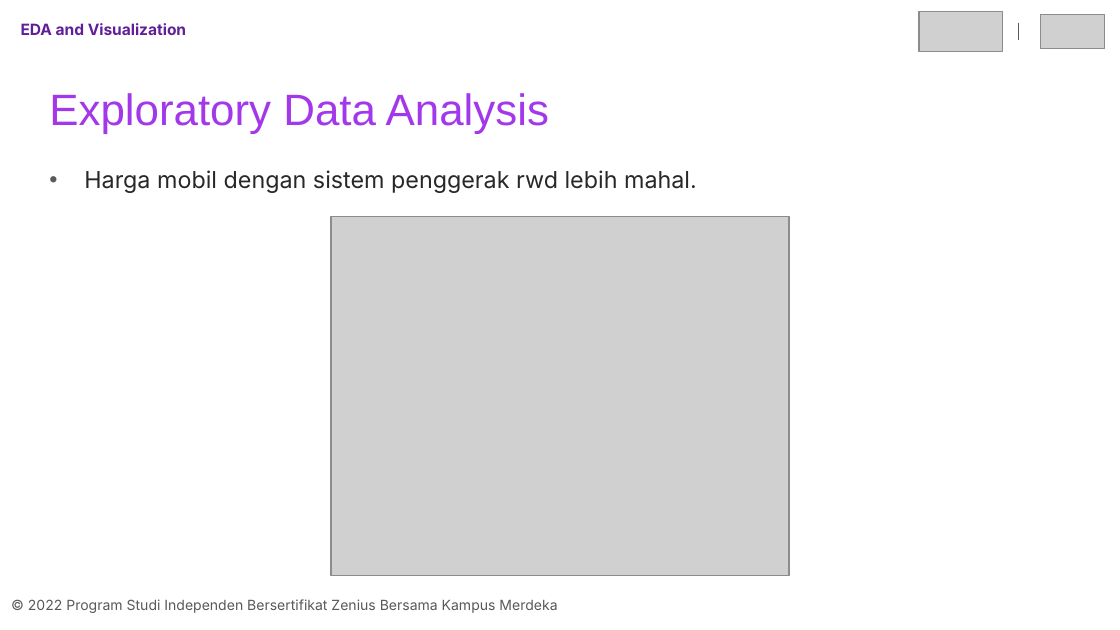
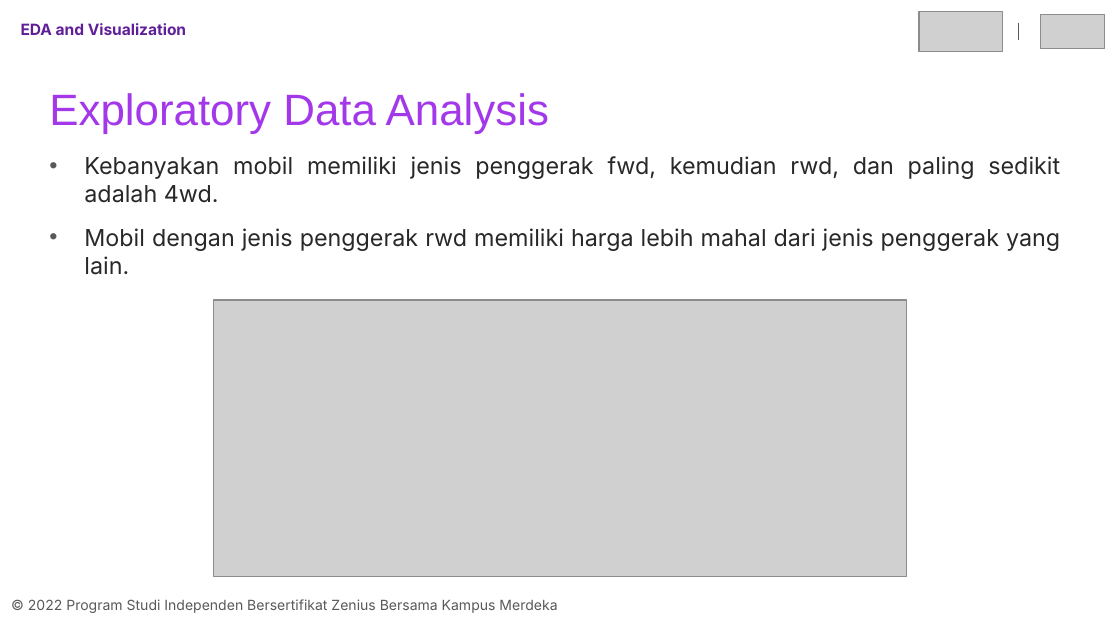
Before and after one commit to arsyfpro/Car-Price-Prediction-Machine-Learning, a slide deck: slide 17 of final_project_07_adit.pptx (slide 18 before the commit). Drawn at 1120x630 pixels with LibreOffice and Linux fonts; fonts in the diff are those of the drawing; grey boxes stand for pictures. Boxes give left, top, right and bottom in pixels: in the first picture for what was removed or moved away, otherwise in the second. Text is boxed around its words. In the diff, an @@ line names an element or a change of style, - is before the commit and + after.

```diff
--- a/final_project_07_adit.pptx
+++ b/final_project_07_adit.pptx
@@ text at bbox=[84, 156, 1060, 275]: text changed @@
-• Harga mobil dengan sistem penggerak rwd lebih mahal.
+• Kebanyakan mobil memiliki jenis penggerak fwd, kemudian rwd, dan paling sedikit adalah 4wd.
+• Mobil dengan jenis penggerak rwd memiliki harga lebih mahal dari jenis penggerak yang lain.
@@ picture: place and size @@
-picture at bbox=[332, 216, 790, 576]
+picture at bbox=[214, 300, 907, 577]
```
Also in this commit, not shown: 10 other slides changed, 1 slide removed, 1 other file.
